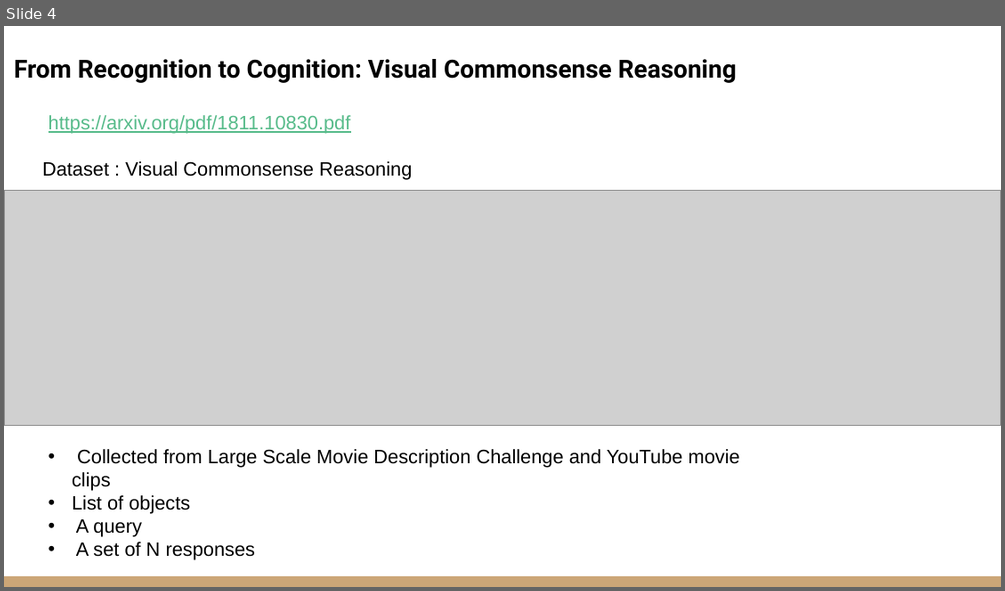
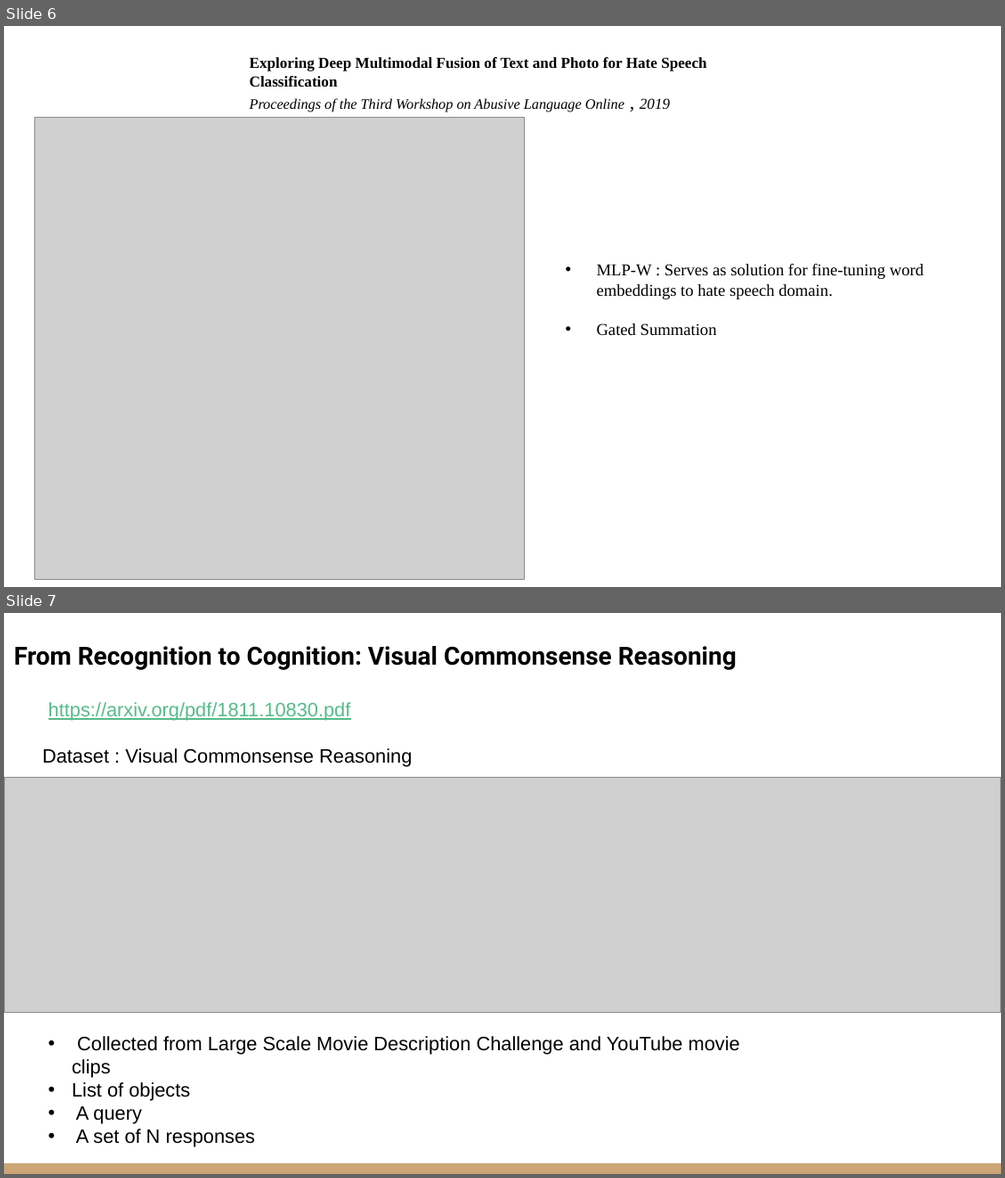
Before and after one commit to VarunBohara/Mini-Project-Documents, a slide deck: Literature Survey 2.pptx. Shown one above the other, each under a label of ours: slide 4 before the commit, slides 6 and 7 after it. The pictures are 1005x591 and 1005x1178 pixels, drawn with LibreOffice and Linux fonts; fonts in the diff are those of the drawing; grey boxes stand for pictures. Boxes give left, top, right and bottom in pixels: in the first picture for what was removed or moved away, otherwise in the second. Text is boxed around its words. In the diff, an @@ line names an element or a change of style, - is before the commit and + after.

Commit message:
Updated

```diff
--- a/Literature Survey 2.pptx
+++ b/Literature Survey 2.pptx
@@ slide 6 added at (4,26,1001,587), background #FFFFFF @@
@@ text added at (250,57,706,112), 11 pt, text #000000, bold @@
+Exploring Deep Multimodal Fusion of Text and Photo for Hate Speech Classification
+Proceedings of the Third Workshop on Abusive Language Online , 2019
@@ picture added at (35,117,525,580) @@
@@ text added at (597,264,923,336), 12 pt, text #000000 @@
+• MLP-W : Serves as solution for fine-tuning word embeddings to hate speech domain.
+• Gated Summation
@@ what was slide 4 is now slide 7 @@
```
Also in this commit, not shown: 4 other slides added, 2 slides removed.
